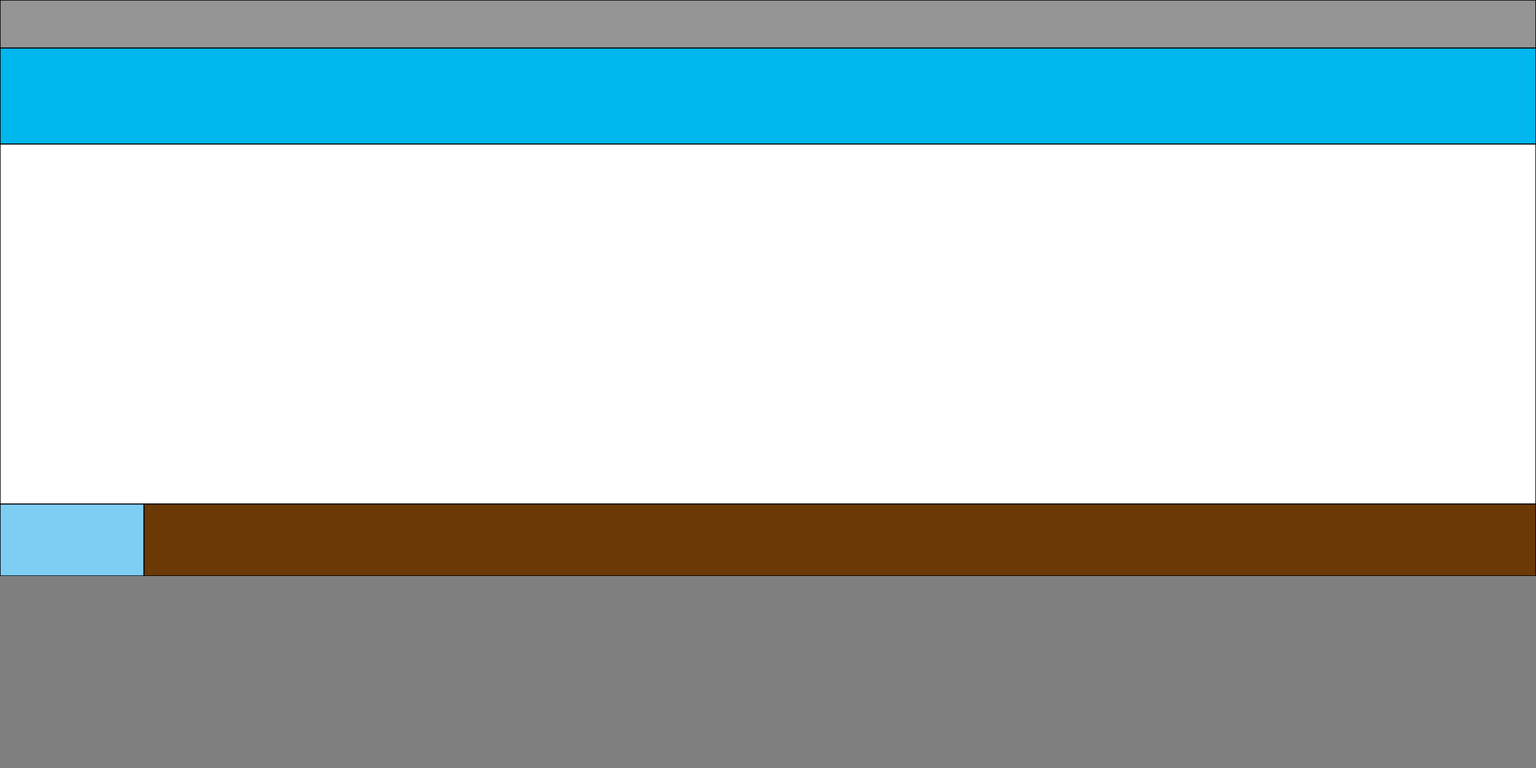
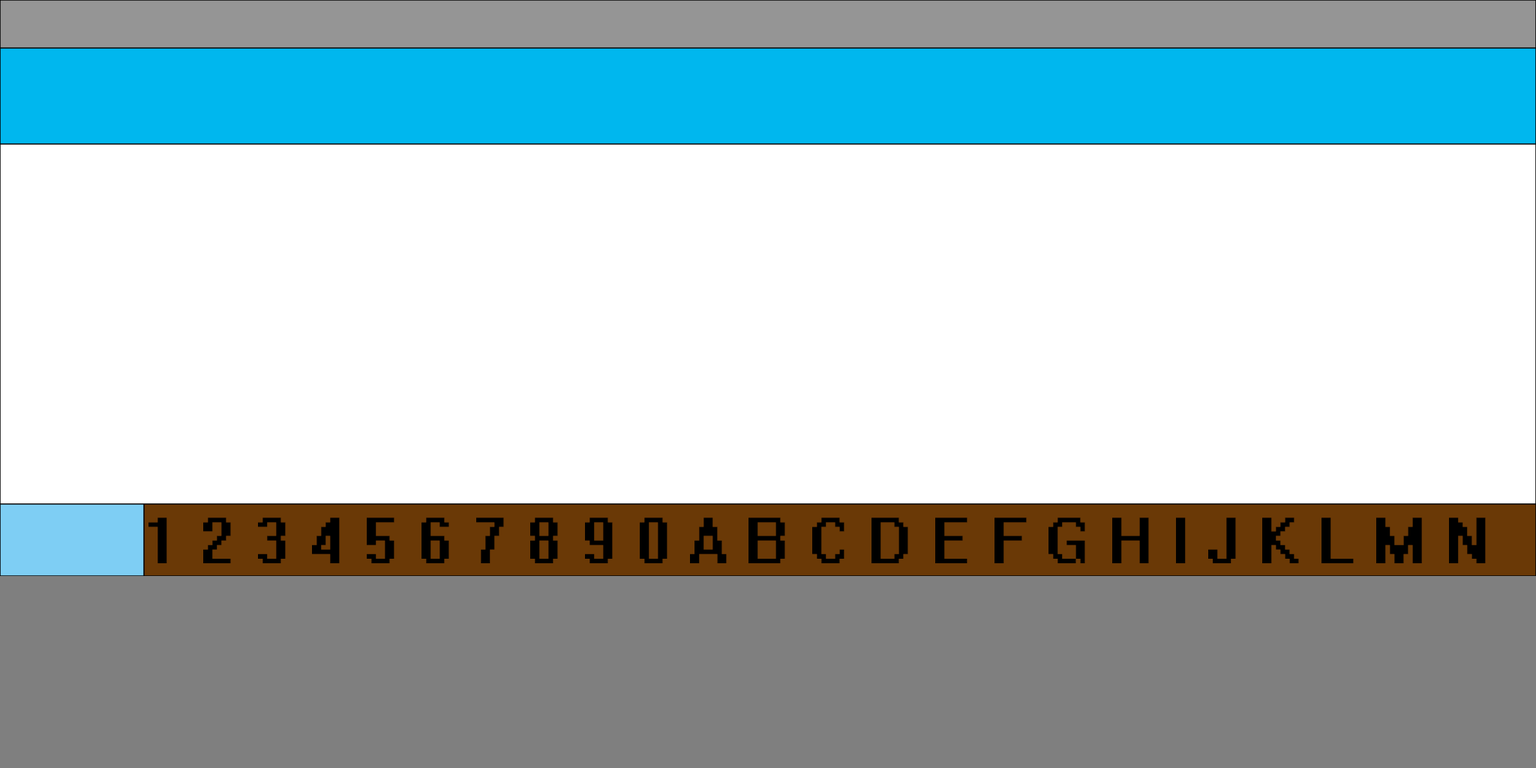
Before/after of a 1536x768 layered artwork. What changed in the layer stack:
added layer "1 2 3 4 5 6 7 8 9 0 A B C D E F G H I J K L M N" above "矩形 6" over [148, 517, 1486, 564]
